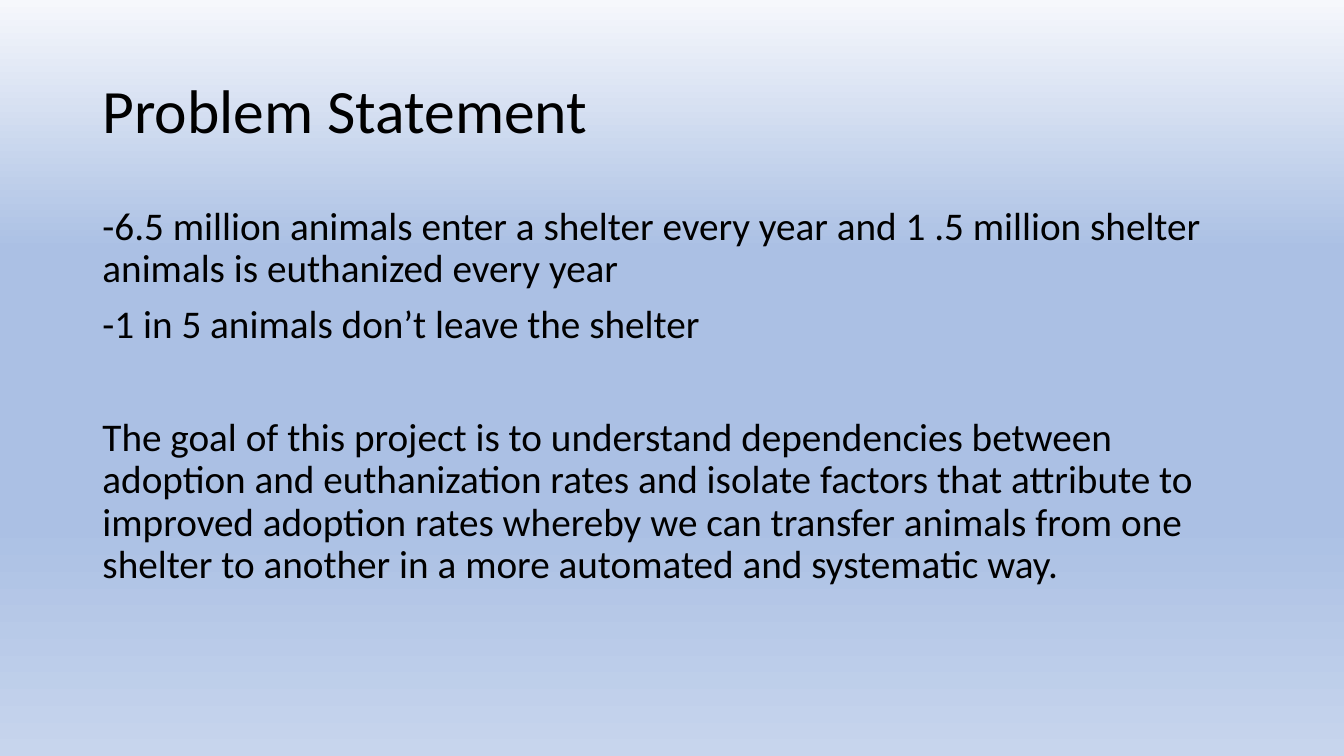
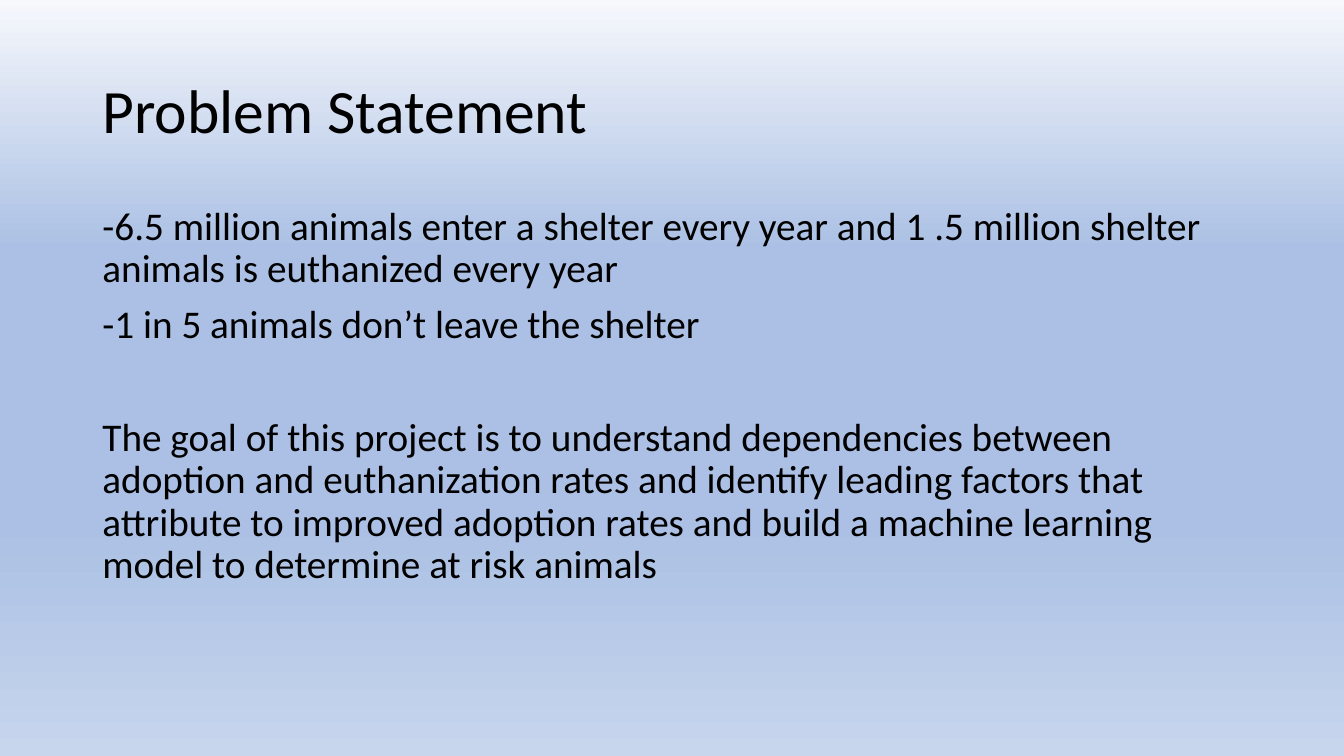
Before and after one commit to activerabbit/Springboard, a slide deck: slide 3 of Project/Presentation.pptx (slide 4 before the commit). Drawn at 1344x756 pixels with LibreOffice and Linux fonts; fonts in the diff are those of the drawing. Boxes give left, top, right and bottom in pixels: in the first picture for what was removed or moved away, otherwise in the second. Text is boxed around its words. In the diff, an @@ line names an element or a change of style, - is before the commit and + after.

```diff
--- a/Project/Presentation.pptx
+++ b/Project/Presentation.pptx
@@ text at <box>102,423,1152,579</box>: text changed @@
-The goal of this project is to understand dependencies between adoption and euthanization rates and isolate factors that attribute to improved adoption rates whereby we can transfer animals from one shelter to another in a more automated and systematic way.
+The goal of this project is to understand dependencies between adoption and euthanization rates and identify leading factors that attribute to improved adoption rates and build a machine learning model to determine at risk animals
```
Also in this commit, not shown: 1 other slide changed, 1 slide removed.
